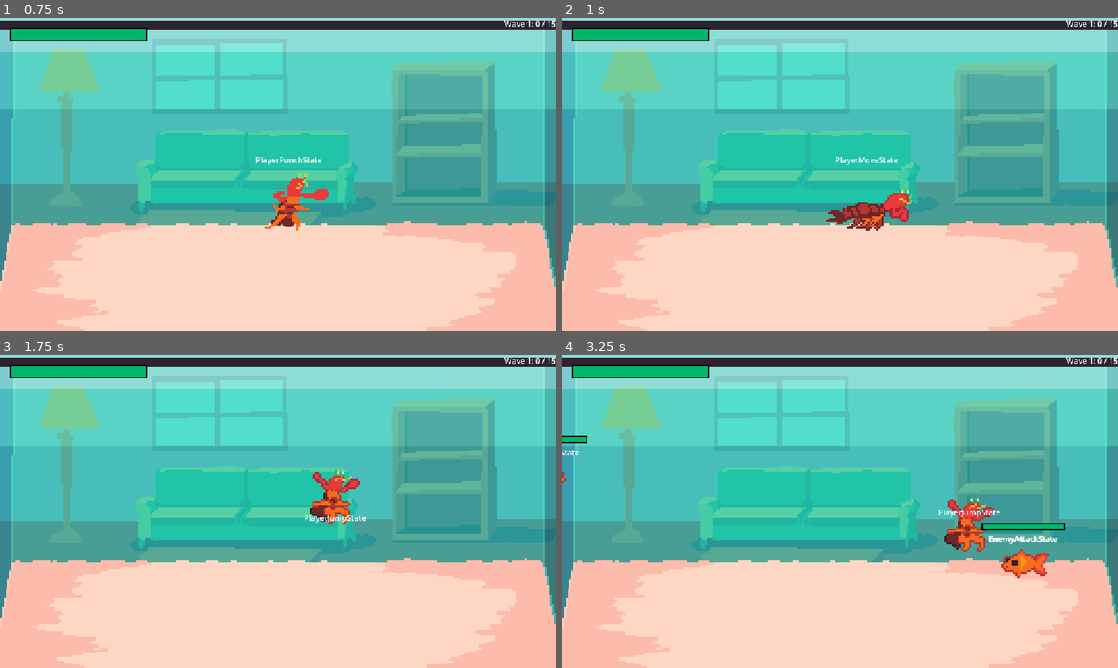
Above: before the commit, frames 1-4 (two rows, left to right).
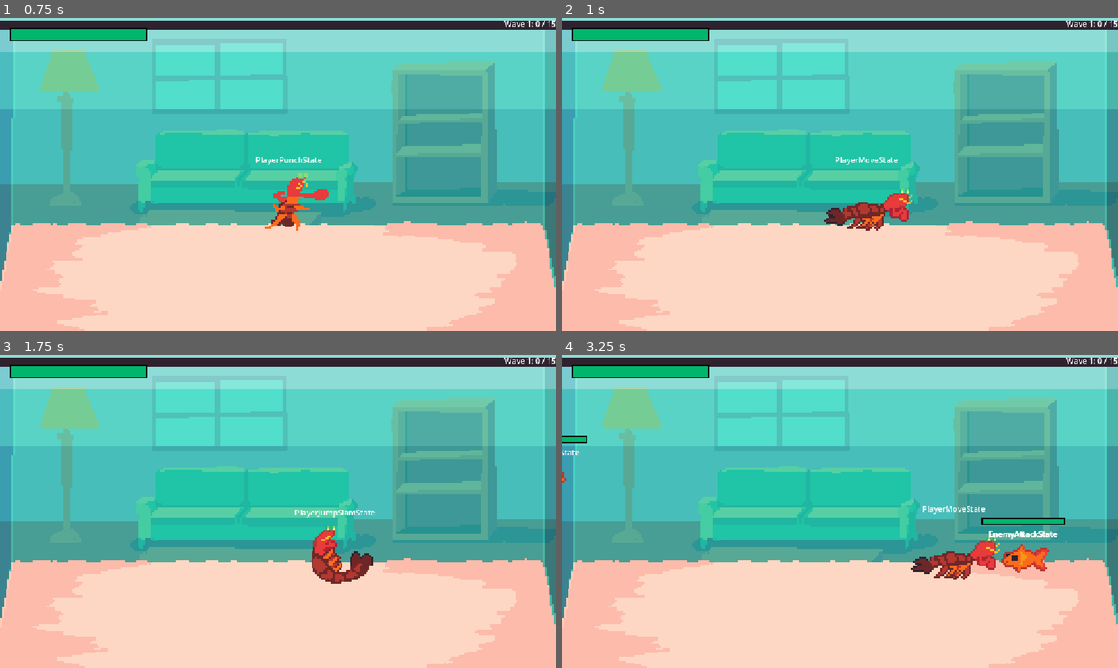
Above: after the commit, the same moments.

Repository: zhang-edward/shrimp-beat-em-up
Game: Godot game, scene res://scenes/Game.tscn
Same seed, same stepped clock (60 frames per second), same inputs: the game is played once before the commit and once after it.
Inputs:
- Up to frame 1 (0.75 s): hold Right (move_right) from 0.53 s (still down); tap F (attack) at 0.6 s
- Up to frame 2 (1 s): keep holding Right (move_right); tap Space (jump) at 0.77, 0.8 s
- Up to frame 3 (1.75 s): tap Space (jump) at 1.07, 1.35, 1.52 s; release Right (move_right) at 1.28 s; hold Down (move_down) from 1.28 s (still down); tap F (attack) at 1.55 s
- Up to frame 4 (3.25 s): tap Space (jump) at 1.82, 2.3, 3.02 s; release Down (move_down) at 2.03 s; hold Right (move_right) 2.03-2.78 s; tap F (attack) at 2.1, 2.85 s; hold Up (move_up) from 2.78 s (still down)

Frame 1 is identical in both runs. In frame 2, less than 0.1% of the frame differs, in the area x 47-51%, y 60-67%; in frame 3, 2.0%; in frame 4, 3.3%, in the area x 62-91%, y 45-72%.

Commit message:
Added uppercut and slam

Diff:
--- a/prefab/Player.tscn
+++ b/prefab/Player.tscn
@@ -7,7 +7,9 @@
 [ext_resource type="Script" uid="uid://deiw0ulusq62o" path="res://scripts/player_states/PlayerMoveState.gd" id="5_dbxf5"]
 [ext_resource type="Script" uid="uid://cnewnatiuejdl" path="res://scripts/player_states/PlayerJumpState.gd" id="6_msqmi"]
 [ext_resource type="Script" uid="uid://x410y8jwway8" path="res://scripts/player_states/PlayerPunchState.gd" id="7_dbxf5"]
+[ext_resource type="Script" uid="uid://bp0g6soj8yibj" path="res://scripts/player_states/PlayerJumpSlamState.gd" id="8_238m6"]
 [ext_resource type="Script" uid="uid://do8t1vj4ygsrh" path="res://scripts/fsm/DebugStateMachineLabel.gd" id="8_msqmi"]
+[ext_resource type="Script" uid="uid://bl1887ka2oobh" path="res://scripts/player_states/PlayerUppercutState.gd" id="9_l5s2s"]
 
 [sub_resource type="AtlasTexture" id="AtlasTexture_fetod"]
 atlas = ExtResource("2_poo86")
@@ -36,6 +38,26 @@
 [sub_resource type="AtlasTexture" id="AtlasTexture_74yla"]
 atlas = ExtResource("2_poo86")
 region = Rect2(240, 0, 48, 48)
+
+[sub_resource type="AtlasTexture" id="AtlasTexture_oppik"]
+atlas = ExtResource("2_poo86")
+region = Rect2(1056, 0, 48, 48)
+
+[sub_resource type="AtlasTexture" id="AtlasTexture_d4f5h"]
+atlas = ExtResource("2_poo86")
+region = Rect2(1104, 0, 48, 48)
+
+[sub_resource type="AtlasTexture" id="AtlasTexture_fn5ba"]
+atlas = ExtResource("2_poo86")
+region = Rect2(1152, 0, 48, 48)
+
+[sub_resource type="AtlasTexture" id="AtlasTexture_2m8sr"]
+atlas = ExtResource("2_poo86")
+region = Rect2(1200, 0, 48, 48)
+
+[sub_resource type="AtlasTexture" id="AtlasTexture_4c3r8"]
+atlas = ExtResource("2_poo86")
+region = Rect2(1248, 0, 48, 48)
 
 [sub_resource type="AtlasTexture" id="AtlasTexture_msqmi"]
 atlas = ExtResource("2_poo86")
@@ -121,6 +143,31 @@
 }],
 "loop": 0,
 "name": &"jump",
+"speed": 5.0
+}, {
+"frames": [{
+"duration": 0.5,
+"texture": SubResource("AtlasTexture_oppik")
+}, {
+"duration": 0.5,
+"texture": SubResource("AtlasTexture_d4f5h")
+}, {
+"duration": 1.0,
+"texture": SubResource("AtlasTexture_fn5ba")
+}],
+"loop": 0,
+"name": &"jump_slam",
+"speed": 10.0
+}, {
+"frames": [{
+"duration": 1.0,
+"texture": SubResource("AtlasTexture_2m8sr")
+}, {
+"duration": 1.0,
+"texture": SubResource("AtlasTexture_4c3r8")
+}],
+"loop": 1,
+"name": &"jump_uppercut",
 "speed": 5.0
 }, {
 "frames": [{
@@ -199,7 +246,7 @@
 [node name="AnimatedSprite2D" type="AnimatedSprite2D" parent="." unique_id=1104767220]
 scale = Vector2(4, 4)
 sprite_frames = SubResource("SpriteFrames_mod73")
-animation = &"move"
+animation = &"jump_uppercut"
 offset = Vector2(0, -17.36)
 
 [node name="HurtBox" type="Area2D" parent="AnimatedSprite2D" unique_id=669237323 node_paths=PackedStringArray("parent")]
@@ -218,6 +265,7 @@
 shape = SubResource("CircleShape2D_mod73")
 
 [node name="StateMachine" type="Node" parent="." unique_id=766052711]
+unique_name_in_owner = true
 script = ExtResource("4_vga1c")
 initial_state = NodePath("PlayerMoveState")
 
@@ -227,14 +275,27 @@
 punch_state = NodePath("../PlayerPunchState")
 metadata/_custom_type_script = "uid://deiw0ulusq62o"
 
-[node name="PlayerJumpState" type="Node" parent="StateMachine" unique_id=1612350408 node_paths=PackedStringArray("move_state")]
+[node name="PlayerJumpState" type="Node" parent="StateMachine" unique_id=1612350408 node_paths=PackedStringArray("move_state", "jump_slam_state", "uppercut_state")]
 script = ExtResource("6_msqmi")
 move_state = NodePath("../PlayerMoveState")
+jump_slam_state = NodePath("../PlayerJumpSlamState")
+uppercut_state = NodePath("../PlayerUppercutState")
 
 [node name="PlayerPunchState" type="Node" parent="StateMachine" unique_id=1541438198 node_paths=PackedStringArray("move_state")]
 script = ExtResource("7_dbxf5")
 move_state = NodePath("../PlayerMoveState")
 metadata/_custom_type_script = "uid://x410y8jwway8"
+
+[node name="PlayerJumpSlamState" type="Node" parent="StateMachine" unique_id=1353709993 node_paths=PackedStringArray("move_state")]
+script = ExtResource("8_238m6")
+move_state = NodePath("../PlayerMoveState")
+metadata/_custom_type_script = "uid://bp0g6soj8yibj"
+
+[node name="PlayerUppercutState" type="Node" parent="StateMachine" unique_id=1534132963 node_paths=PackedStringArray("move_state", "jump_state")]
+script = ExtResource("9_l5s2s")
+move_state = NodePath("../PlayerMoveState")
+jump_state = NodePath("../PlayerJumpState")
+metadata/_custom_type_script = "uid://bl1887ka2oobh"
 
 [node name="DebugStateMachineLabel" type="Label" parent="." unique_id=11757401 node_paths=PackedStringArray("state_machine")]
 anchors_preset = 5
--- a/scripts/Hitstop.gd
+++ b/scripts/Hitstop.gd
@@ -1,6 +1,6 @@
 class_name Hitstop
 
-const DEFAULT_DURATION := 0.1
+const DEFAULT_DURATION := 0.08
 
 # Node instance id -> resume timestamp (ms). Tracks in-flight freezes so an overlapping hit extends the freeze
 static var _resume_at: Dictionary = {}
--- a/scripts/Player.gd
+++ b/scripts/Player.gd
@@ -2,7 +2,7 @@
 extends CharacterBody2D
 
 @onready var sprite: AnimatedSprite2D = $AnimatedSprite2D
-
+@onready var state_machine: StateMachine = %StateMachine
 @export var healthbar: ProgressBar
 
 var z_velocity = 0.0
@@ -15,7 +15,7 @@
 func _process(_delta: float) -> void:
 	# animation
 	sprite.position.y = z
-	if velocity.x != 0:
+	if velocity.x != 0 and state_machine.state is not PlayerJumpSlamState:
 		sprite.flip_h = velocity.x < 0
 
 func _physics_process(_delta: float) -> void:
--- /dev/null
+++ b/scripts/player_states/PlayerJumpSlamState.gd
@@ -0,0 +1,47 @@
+class_name PlayerJumpSlamState
+extends PlayerState
+
+const AIR_MOVE_SPEED = 50.0
+const JUMP_VELOCITY = 500
+const RECOVERY_TIME := 0.3
+
+var gravity = ProjectSettings.get_setting("physics/2d/default_gravity")
+var recovery_timer = 0
+
+@export var move_state: PlayerMoveState
+var hitbox_scene: PackedScene = preload("res://prefab/Hitbox.tscn")
+
+func enter(_msg := {}) -> void:
+	recovery_timer = RECOVERY_TIME
+	player.sprite.play("jump_slam")
+	player.z_velocity = 800
+
+	var hitbox = hitbox_scene.instantiate()
+	player.sprite.add_child(hitbox)
+	var hitbox_offset = Vector2(-10, -10) if player.sprite.flip_h else Vector2(10, -10)
+	hitbox.init(hitbox_offset, Vector2(24, 24), 0.25, Hitbox.CollideableTypes.Enemy, 10, player)
+
+func physics_update(delta: float) -> void:
+	var direction_x = Input.get_axis("move_left", "move_right")
+	var direction_y = Input.get_axis("move_up", "move_down")
+	player.velocity = Vector2(direction_x * AIR_MOVE_SPEED, direction_y * AIR_MOVE_SPEED)
+
+	player.z += player.z_velocity * delta
+
+	if player.z < 0:
+		player.z_velocity += gravity * delta
+	else:
+		player.z_velocity = 0
+		player.z = 0
+	# 	state_machine.transition_to(move_state)
+
+func update(delta: float) -> void:
+	recovery_timer -= delta
+	if recovery_timer <= 0:
+		# if player.z < 0:
+		# 	state_machine.transition_to(jump_state)
+		state_machine.transition_to(move_state)
+
+func exit() -> void:
+	player.z = 0
+	player.z_velocity = 0
--- a/scripts/player_states/PlayerJumpState.gd
+++ b/scripts/player_states/PlayerJumpState.gd
@@ -6,10 +6,14 @@
 var gravity = ProjectSettings.get_setting("physics/2d/default_gravity")
 
 @export var move_state: PlayerMoveState
+@export var jump_slam_state: PlayerJumpSlamState
+@export var uppercut_state: PlayerUppercutState
 
-func enter(_msg := {}) -> void:
+func enter(msg := {}) -> void:
 	player.sprite.play("jump")
-	player.z_velocity = - JUMP_VELOCITY
+	var falling = msg.has("falling") and msg["falling"] == true
+	if !falling:
+		player.z_velocity = - JUMP_VELOCITY
 
 func physics_update(delta: float) -> void:
 	var direction_x = Input.get_axis("move_left", "move_right")
@@ -21,6 +25,8 @@
 	if player.z < 0:
 		player.z_velocity += gravity * delta
 	else:
+		player.z = 0
+		player.z_velocity = 0
 		state_machine.transition_to(move_state)
 
 
@@ -28,7 +34,9 @@
 	if player.z_velocity > 0:
 		player.sprite.play("fall")
 
-
-func exit() -> void:
-	player.z = 0
-	player.z_velocity = 0
+	if Input.is_action_just_pressed("attack"):
+		if player.z_velocity > -100:
+			state_machine.transition_to(jump_slam_state)
+			return
+		elif player.z_velocity < 0:
+			state_machine.transition_to(uppercut_state)
--- /dev/null
+++ b/scripts/player_states/PlayerUppercutState.gd
@@ -0,0 +1,48 @@
+class_name PlayerUppercutState
+extends PlayerState
+
+const AIR_MOVE_SPEED = 50.0
+const JUMP_VELOCITY = -500
+const RECOVERY_TIME := 0.3
+
+var gravity = ProjectSettings.get_setting("physics/2d/default_gravity")
+var recovery_timer = 0
+
+@export var move_state: PlayerMoveState
+@export var jump_state: PlayerJumpState
+var hitbox_scene: PackedScene = preload("res://prefab/Hitbox.tscn")
+
+func enter(_msg := {}) -> void:
+	recovery_timer = RECOVERY_TIME
+	player.sprite.play("jump_uppercut")
+	player.z_velocity = JUMP_VELOCITY
+
+	var hitbox = hitbox_scene.instantiate()
+	player.sprite.add_child(hitbox)
+	var hitbox_offset = Vector2(-10, -10) if player.sprite.flip_h else Vector2(10, -10)
+	hitbox.init(hitbox_offset, Vector2(24, 24), 0.25, Hitbox.CollideableTypes.Enemy, 10, player)
+
+func physics_update(delta: float) -> void:
+	var direction_x = Input.get_axis("move_left", "move_right")
+	var direction_y = Input.get_axis("move_up", "move_down")
+	player.velocity = Vector2(direction_x * AIR_MOVE_SPEED, direction_y * AIR_MOVE_SPEED)
+
+	player.z += player.z_velocity * delta
+
+	if player.z < 0:
+		player.z_velocity += gravity * delta
+	else:
+		player.z_velocity = 0
+		player.z = 0
+
+func update(delta: float) -> void:
+	recovery_timer -= delta
+	if recovery_timer <= 0:
+		if player.z < 0:
+			state_machine.transition_to(jump_state, {"falling": true})
+		else:
+			state_machine.transition_to(move_state)
+
+# func exit() -> void:
+# 	player.z = 0
+# 	player.z_velocity = 0
Not shown, added: scripts/player_states/PlayerJumpSlamState.gd.uid
Not shown, added: scripts/player_states/PlayerUppercutState.gd.uid
Binary file changed: sprites/shrimp.aseprite
Binary file changed: sprites/shrimp.png
